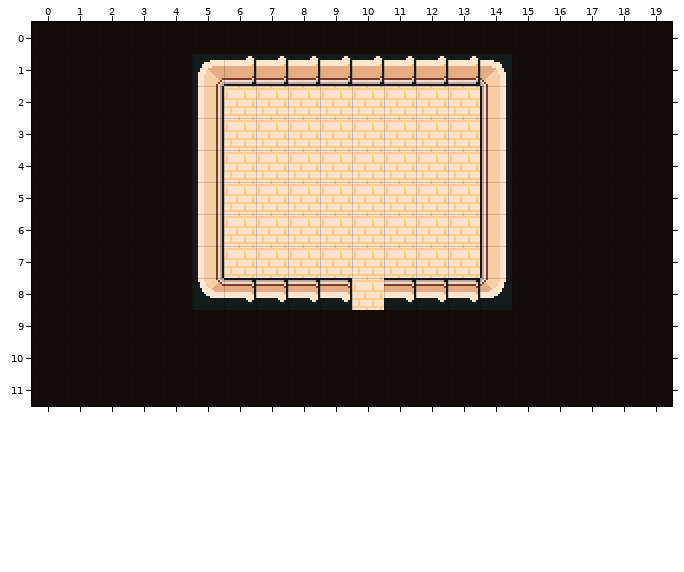
Tiled map (JSON) -- data/tk_maps/w12/genshin/meiwu--treasury.tmj. The first picture shows the starting point.
Cells are 16x16 px. Shown: x 0..19, y 0..11.
And afterwards:
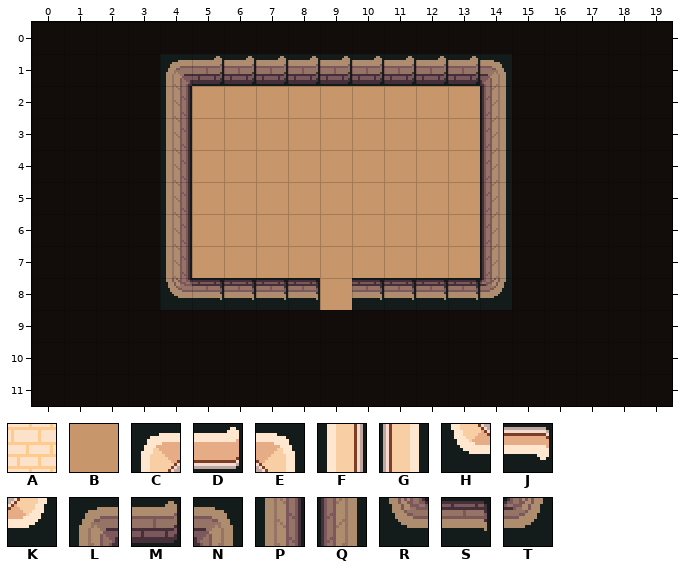
Key: from "n_floor_in": A 23, B 121; from "n_wall_in": C 0, D 1, E 4, F 10, G 14, H 40, J 41, K 44, L 60, M 61, N 64, P 70, Q 74, R 100, S 101, T 104.
_ is an empty cell.
Change:
Layer "ground":
Tile A gives way to one hidden under a higher layer in row 8 at x 10.
Tile B is added in rows 2 to 7 at x 5; in row 8 at x 9.
Tile B replaces tile A in rows 2 to 7 at x 6 to 13.
Layer "wall":
Tile L is added in row 1 at x 4.
Tile M replaces tile C in row 1 at x 5.
Tile M replaces tile D in row 1 at x 6 to 13.
Tile N replaces tile E in row 1 at x 14.
Tile P is added in rows 2 to 7 at x 4.
Tile Q replaces tile G in rows 2 to 7 at x 14.
Tile R is added in row 8 at x 4.
Tile S replaces tile H in row 8 at x 5.
Tile S replaces tile J in row 8 at x 6 to 8 and 11 to 13.
Tile S is added in row 8 at x 10.
Tile T replaces tile K in row 8 at x 14.
The edit erases tile F in rows 2 to 7 at x 5.
The edit erases tile J in row 8 at x 9.
Where, in picture pixels (left, top, right, bottom), the same in both pictures:
changed: (160, 54, 506, 310)
